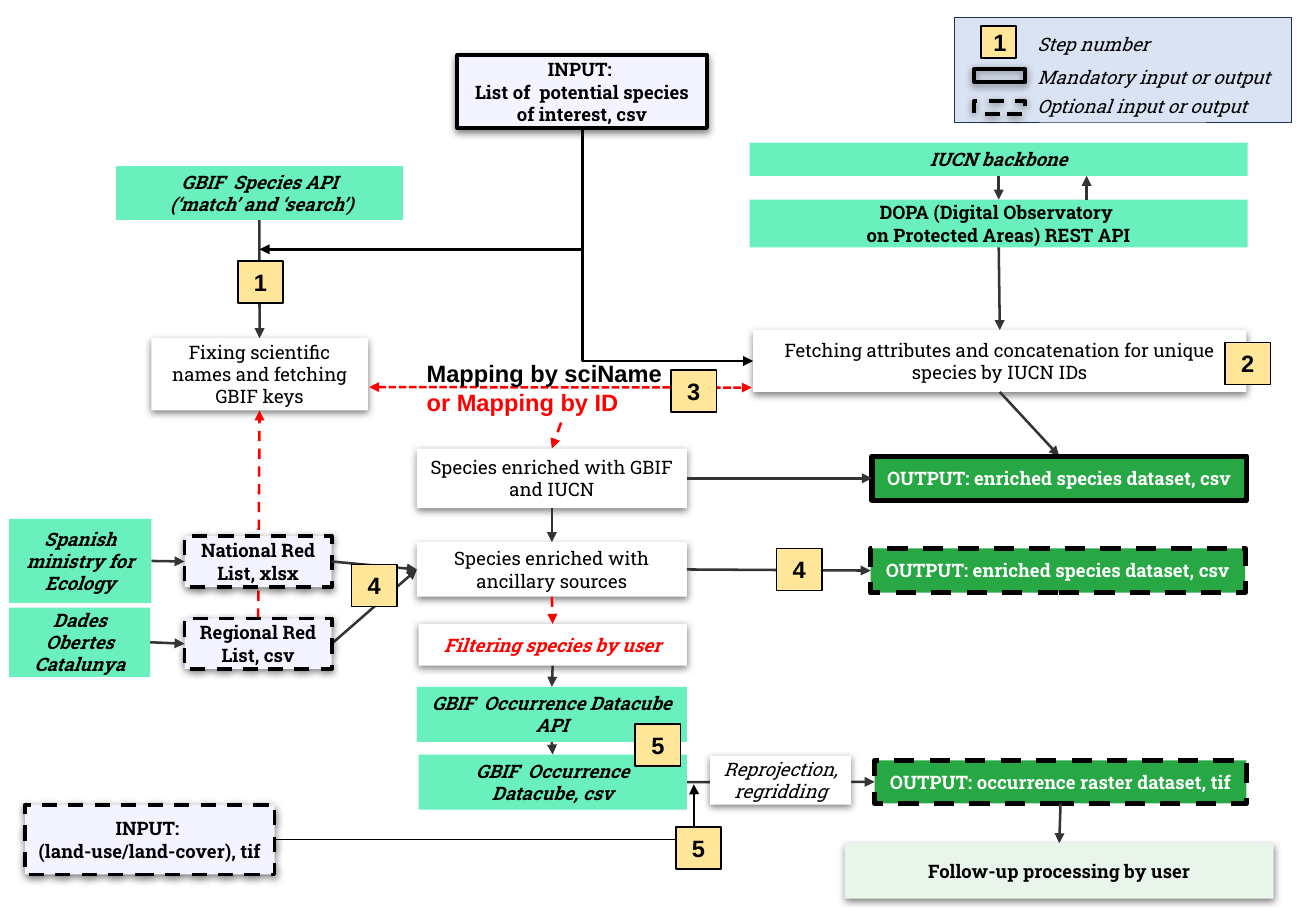
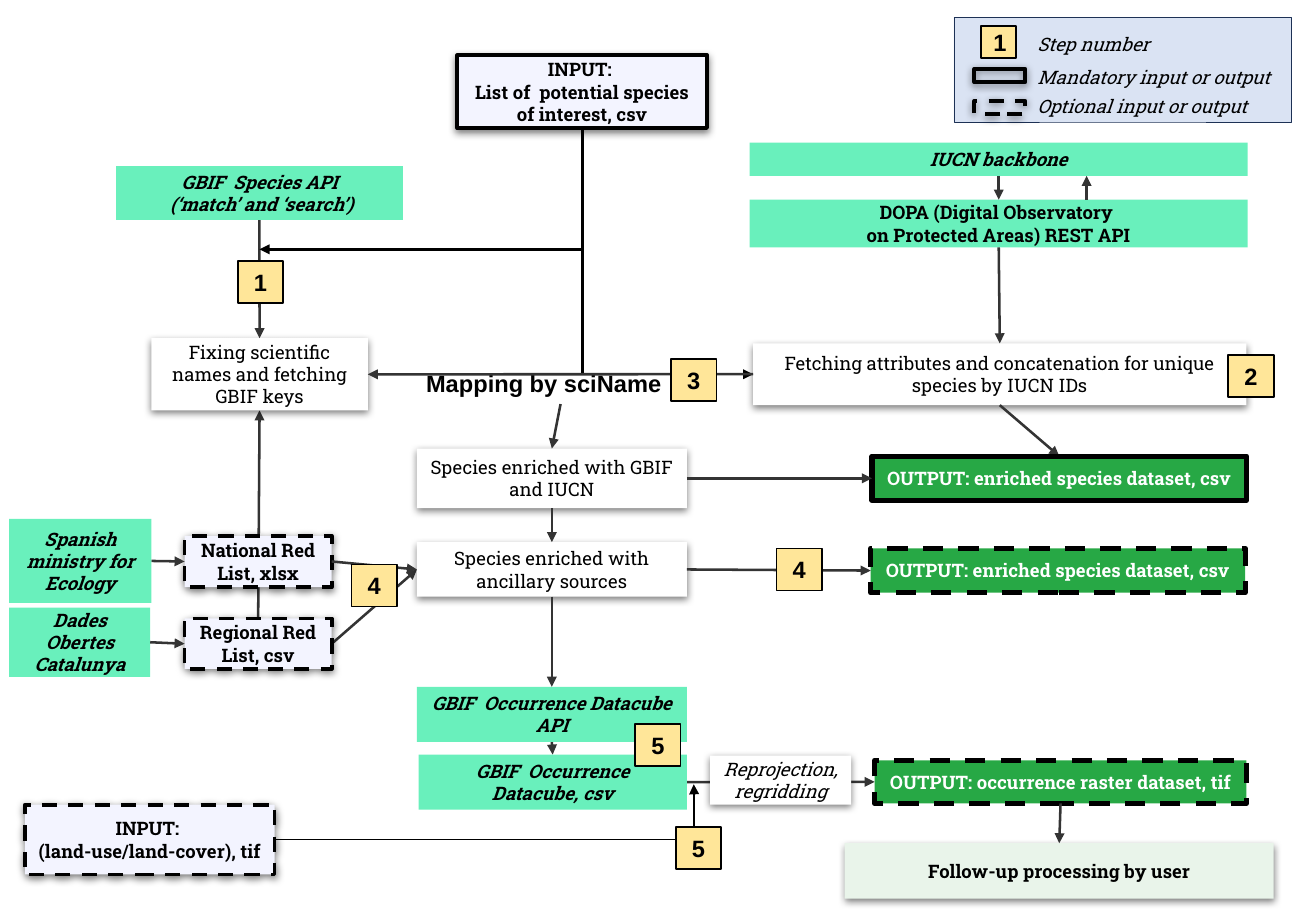
Before and after one commit to AD4GD/pilot-2-gbif-iucn, a slide deck: slide 1 of visualisation/workflow.pptx. Drawn at 1316x911 pixels with LibreOffice and Linux fonts; fonts in the diff are those of the drawing. Boxes give left, top, right and bottom in pixels: in the first picture for what was removed or moved away, otherwise in the second. Text is boxed around its words. In the diff, an @@ line names an element or a change of style, - is before the commit and + after.

```diff
--- a/visualisation/workflow.pptx
+++ b/visualisation/workflow.pptx
@@ elbow arrow moved from (582, 128) - (753, 361) to (582, 128) - (753, 374) @@
@@ arrow moved from (999, 248) - (1000, 331) to (999, 248) - (1000, 344) @@
@@ rectangle "Fetching attributes and concatenation for ...": place and size @@
-rectangle "Fetching attributes and concatenation for ..." at (753,331,1247,392)
+rectangle "Fetching attributes and concatenation for ..." at (753,344,1247,406)
@@ rectangle "2": place and size @@
-rectangle "2" at (1226,343,1271,385)
+rectangle "2" at (1229,355,1273,397)
@@ double arrow moved from (369, 388) - (752, 388) to (753, 374) - (368, 374) @@
@@ double arrow (753, 374) - (368, 374): double arrow to arrow; stroke #FF0000 1.5 pt dashed to #343434 1.5 pt @@
@@ text at (426,373,661,397): text changed @@
-Mapping by sciName
-or Mapping by ID
+Mapping by sciName
@@ rectangle "3": place and size @@
-rectangle "3" at (671,369,716,412)
+rectangle "3" at (671,360,716,402)
@@ arrow (259, 619) - (260, 411): stroke #FF0000 1.5 pt dashed to #343434 1.5 pt @@
@@ arrow moved from (561, 423) - (552, 448) to (560, 405) - (552, 448) @@
@@ arrow (560, 405) - (552, 448): stroke #FF0000 1.5 pt dashed to #343434 1.5 pt @@
@@ arrow moved from (1000, 392) - (1060, 457) to (1000, 406) - (1060, 457) @@
@@ arrow moved from (553, 666) - (552, 687) to (552, 597) - (552, 687) @@
@@ arrow removed from (552, 597) to (553, 625) @@
@@ rectangle removed at (419,625,688,666) @@
-Filtering species by user
```
Also in this commit, not shown: 2 other files.
